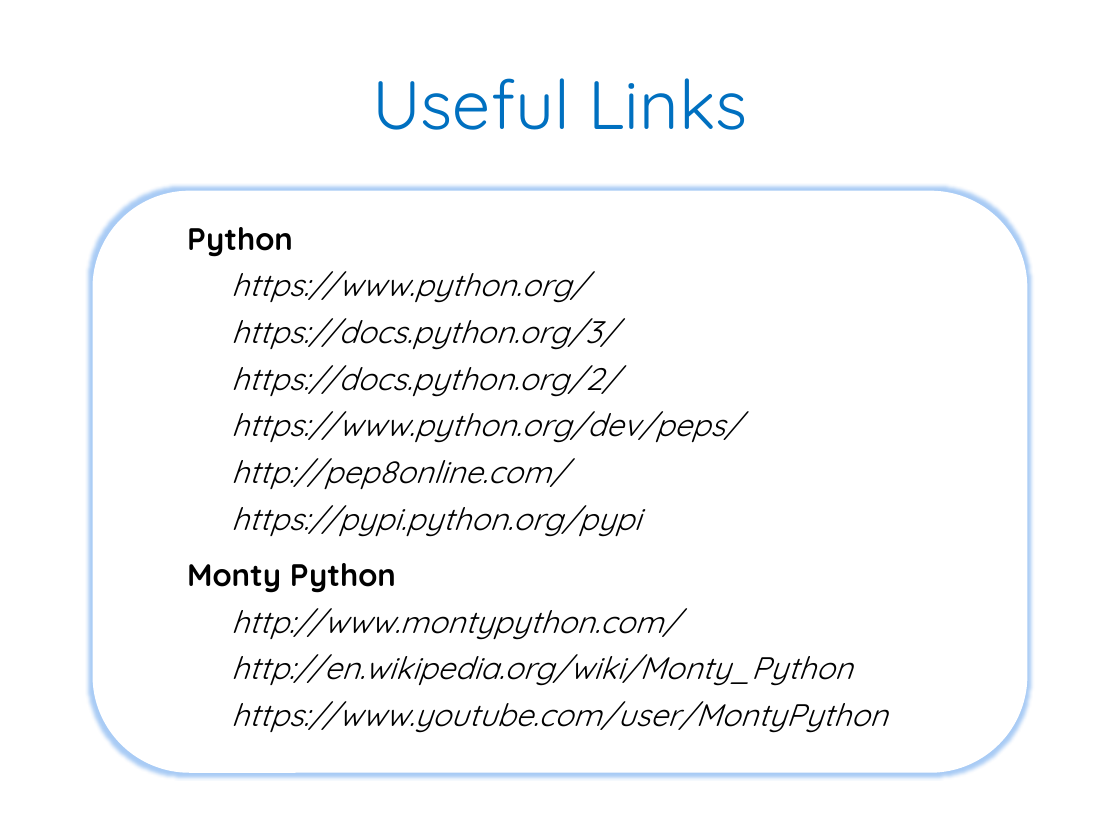
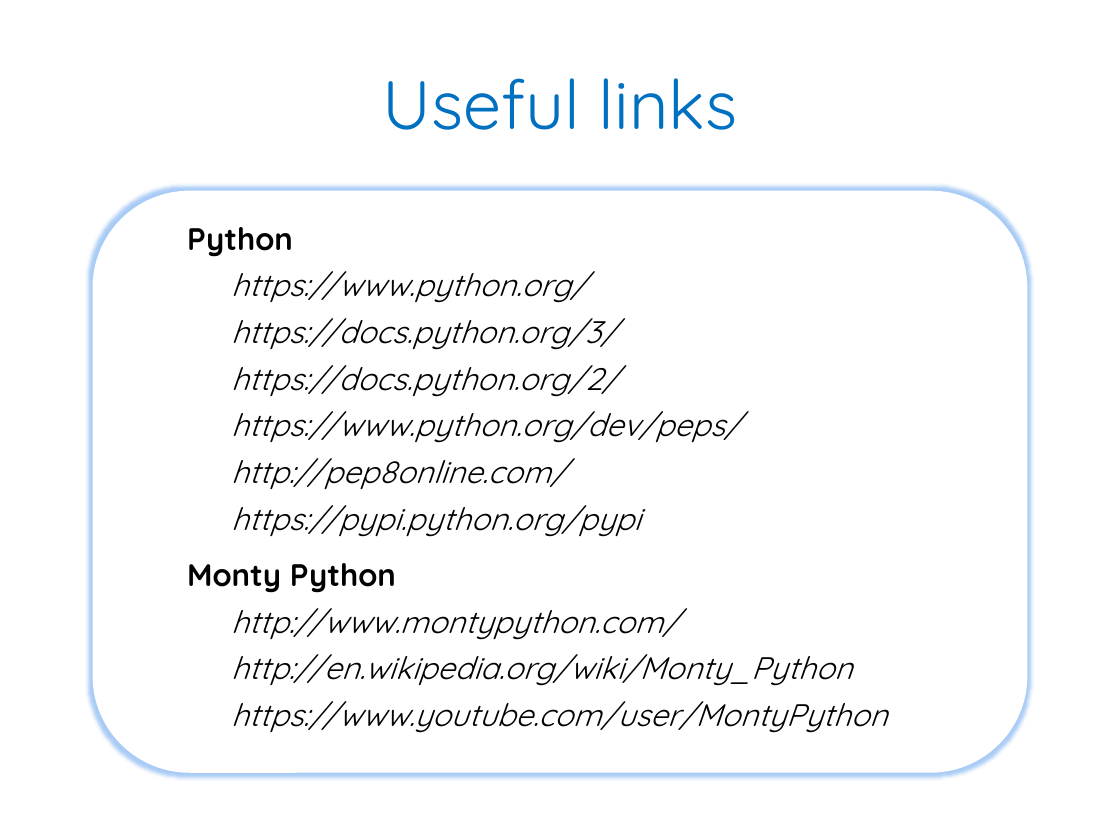
Before and after one commit to JonJagger/two-day-courses, a slide deck: slide 21 of pf/Python Foundation.pptx. Drawn at 1120x840 pixels with LibreOffice and Linux fonts; fonts in the diff are those of the drawing. Boxes give left, top, right and bottom in pixels: in the first picture for what was removed or moved away, otherwise in the second. Text is boxed around its words. In the diff, an @@ line names an element or a change of style, - is before the commit and + after.

```diff
--- a/pf/Python Foundation.pptx
+++ b/pf/Python Foundation.pptx
@@ title at [382,78,737,130]: text changed @@
-Useful Links
+Useful links
```
Also in this commit, not shown: 7 other slides changed, 1 other file.
